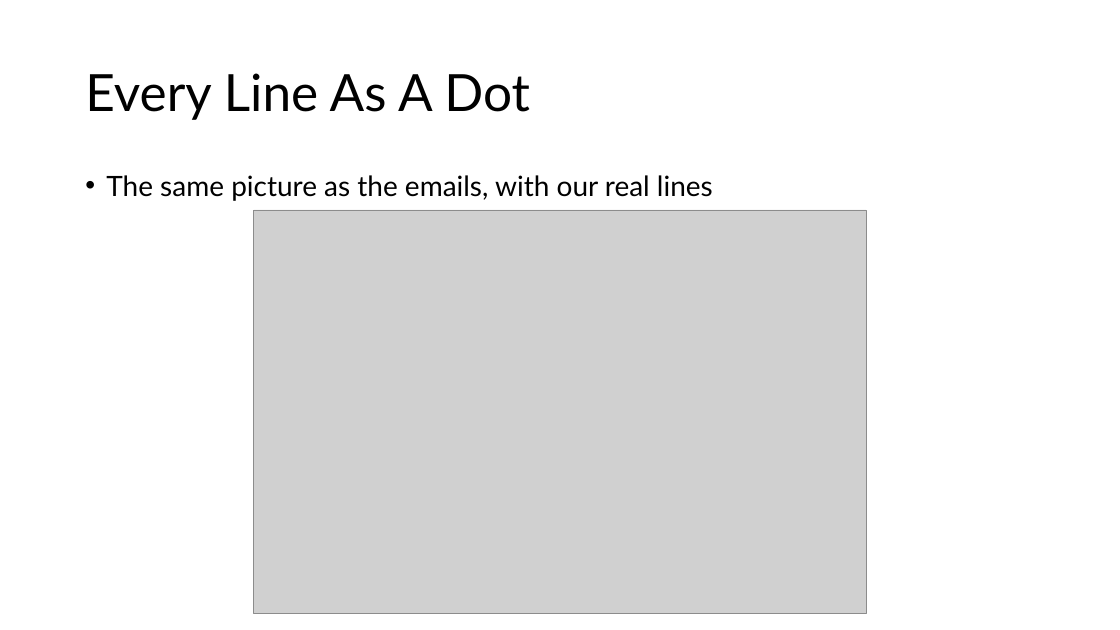
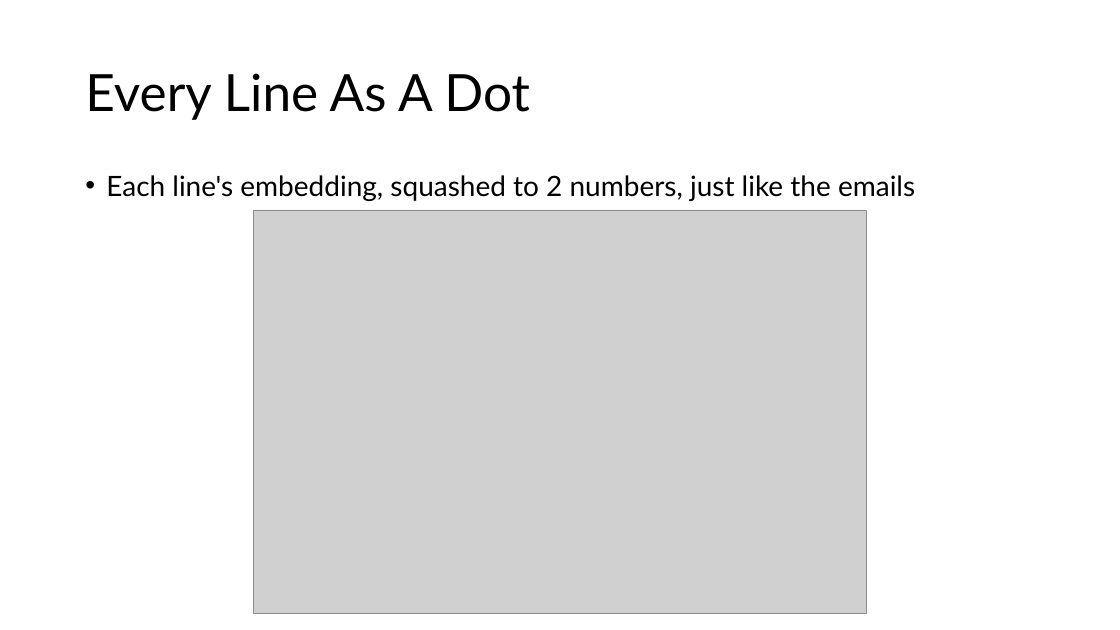
Before and after one commit to IslamTayeb/tzu-vs-taylor, a slide deck: slide 17 of slides/tzu_vs_taylor_lecture.pptx (slide 19 before the commit). Drawn at 1120x630 pixels with LibreOffice and Linux fonts; fonts in the diff are those of the drawing; grey boxes stand for pictures. Boxes give left, top, right and bottom in pixels: in the first picture for what was removed or moved away, otherwise in the second. Text is boxed around its words. In the diff, an @@ line names an element or a change of style, - is before the commit and + after.

```diff
--- a/slides/tzu_vs_taylor_lecture.pptx
+++ b/slides/tzu_vs_taylor_lecture.pptx
@@ text at [106, 175, 915, 201]: text changed @@
-• The same picture as the emails, with our real lines
+• Each line's embedding, squashed to 2 numbers, just like the emails
```
Also in this commit, not shown: 4 other slides changed, 5 slides added, 4 slides removed, 26 other files.
